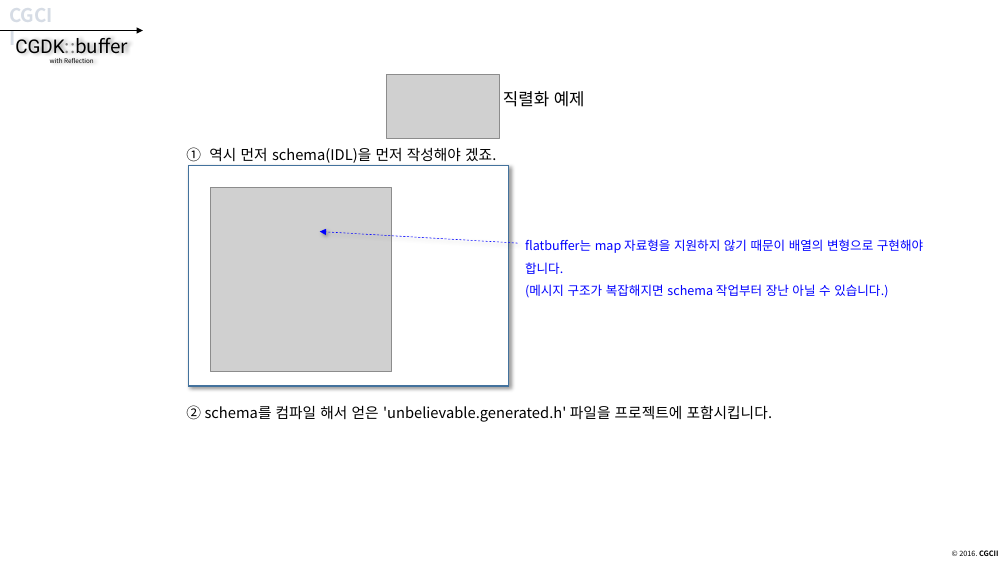
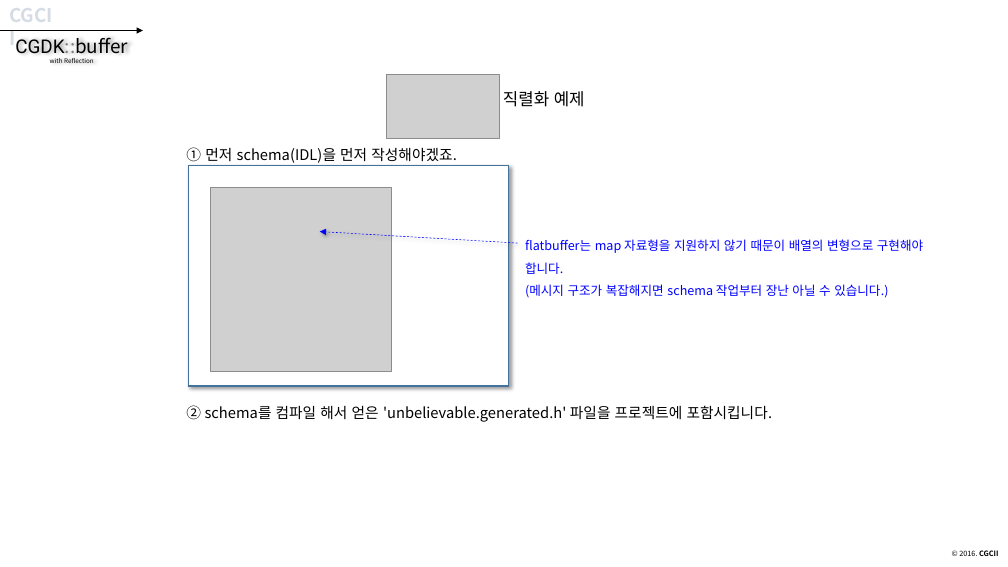
Before and after one commit to CGLabs/CGDK.buffer, a slide deck: slide 69 of C++/document/intruduce_CGDK.buffer.pptx. Drawn at 1008x567 pixels with LibreOffice and Linux fonts; fonts in the diff are those of the drawing; grey boxes stand for pictures. Boxes give left, top, right and bottom in pixels: in the first picture for what was removed or moved away, otherwise in the second. Text is boxed around its words. In the diff, an @@ line names an element or a change of style, - is before the commit and + after.

```diff
--- a/C++/document/intruduce_CGDK.buffer.pptx
+++ b/C++/document/intruduce_CGDK.buffer.pptx
@@ text at bbox=[186, 147, 457, 163]: text changed @@
-① 역시 먼저 schema(IDL)을 먼저 작성해야 겠죠.
+① 먼저 schema(IDL)을 먼저 작성해야겠죠.
```
Also in this commit, not shown: 4 other slides changed.
